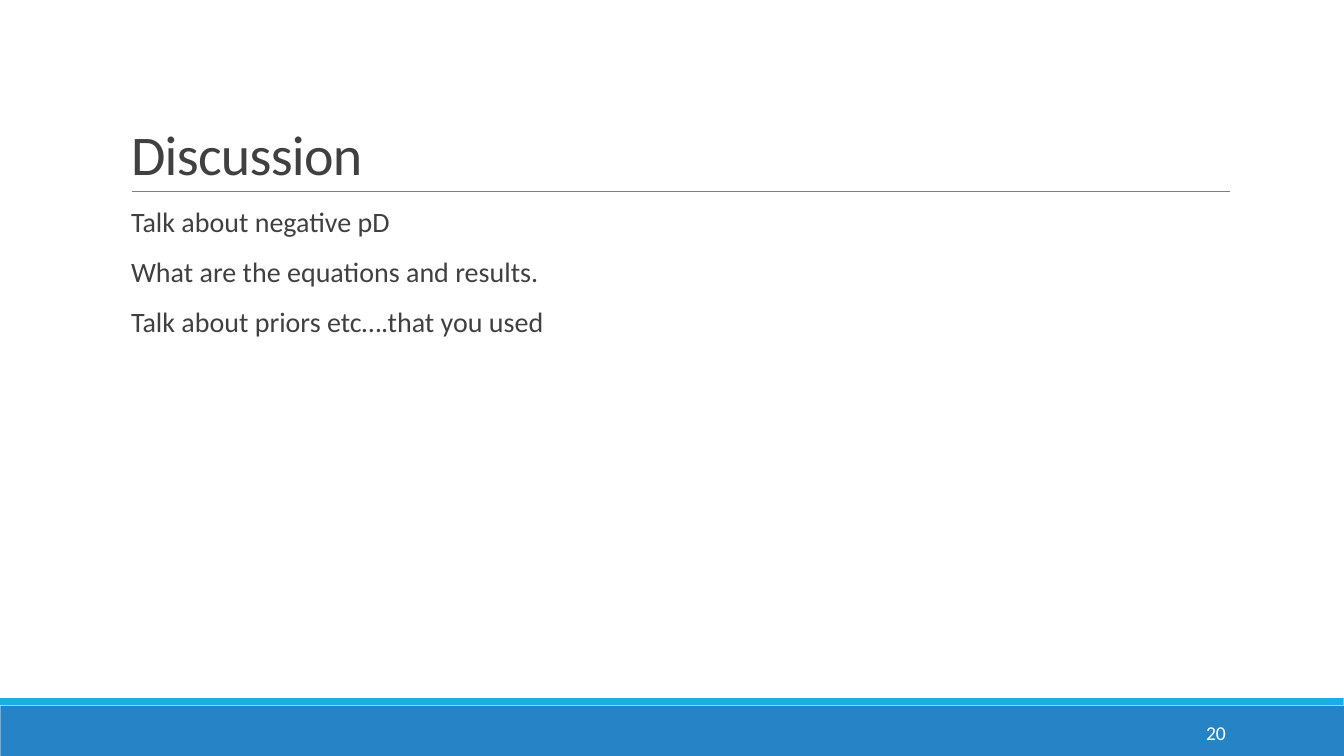
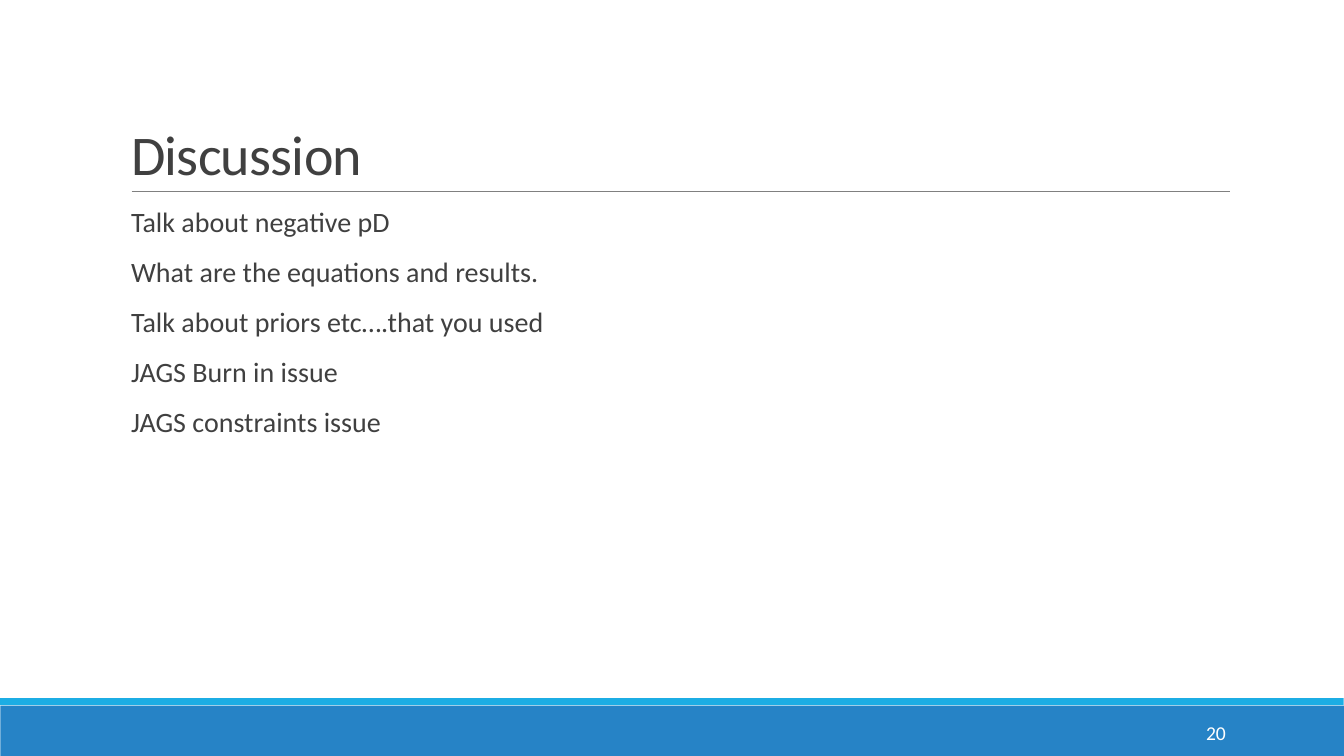
Before and after one commit to anirudhtomer/MScThesis, a slide deck: slide 20 of mid term presentation.pptx. Drawn at 1344x756 pixels with LibreOffice and Linux fonts; fonts in the diff are those of the drawing; background and template pictures are left out. Boxes give left, top, right and bottom in pixels: in the first picture for what was removed or moved away, otherwise in the second. Text is boxed around its words. In the diff, an @@ line names an element or a change of style, - is before the commit and + after.

```diff
--- a/mid term presentation.pptx
+++ b/mid term presentation.pptx
@@ text at (x1=131, y1=362, x2=381, y2=432): paragraphs added @@
+  JAGS Burn in issue
+  JAGS constraints issue
```
Also in this commit, not shown: 4 other files.
